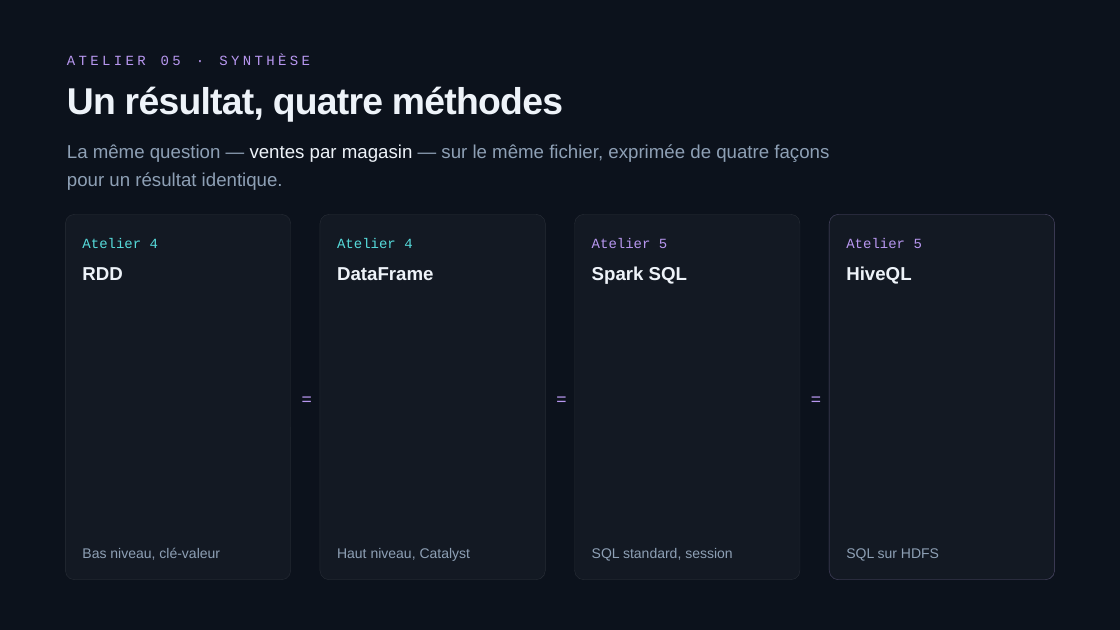
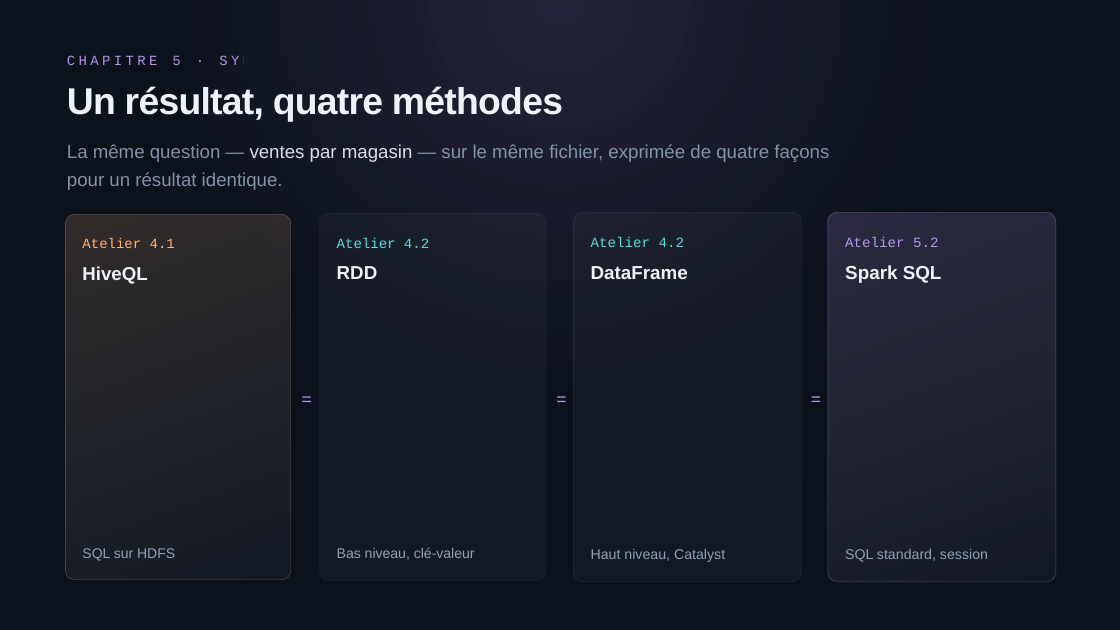
Before and after one commit to TidianiAmada/bigdata_cloudcomputing, a slide deck: slide 86 of Support_Big_Data_et_Cloud_Computing.pptx (slide 45 before the commit). Drawn at 1120x630 pixels with LibreOffice and Linux fonts; fonts in the diff are those of the drawing. Boxes give left, top, right and bottom in pixels: in the first picture for what was removed or moved away, otherwise in the second. Text is boxed around its words. In the diff, an @@ line names an element or a change of style, - is before the commit and + after.

Commit message:
update theorie spark

```diff
--- a/Support_Big_Data_et_Cloud_Computing.pptx
+++ b/Support_Big_Data_et_Cloud_Computing.pptx
@@ rectangle added at (0,0,1120,630), fill gradient #B895F1 @@
@@ text at (67,55,310,65): text changed; text colour #B897F0 to #B897F0 at 97% opacity @@
-ATELIER 05 · SYNTHÈSE
+CHAPITRE 5 · SYNTHÈSE
@@ text "La même question — ventes ..." at (67,144,829,190): text colour #8EA0B5 to #8EA0B5 at 91% opacity in "La même question — — sur le ..."; text colour #EEF3F9 to #EEF3F9 at 91% opacity in "ventes par magasin" @@
@@ rounded rectangle at (66,214,291,580): fill #FFFFFF at 3% opacity to gradient #FFB470 to #FFFFFF; outline #FFFFFF 0.5 pt to #FFC48E 0.5 pt @@
@@ text at (82,238,175,248): text changed; text colour #56DBDB to #FFB46E @@
-Atelier 4
+Atelier 4.1
@@ text at (337,238,429,248): text changed; size 18 to 18.1 pt @@
-Atelier 4
+Atelier 4.2
@@ rounded rectangle at (573,212,801,582): outline #FFFFFF 0.5 pt to #FFFFFF 0.51 pt @@
@@ text at (591,236,684,247): text changed; size 18 to 18.2 pt; text colour #B897F0 to #56DBDB @@
-Atelier 5
+Atelier 4.2
@@ rounded rectangle at (828,212,1056,582): fill #FFFFFF at 3% opacity to gradient #B796EE to #FFFFFF; outline #C4ACF4 0.5 pt to #C4ACF4 0.51 pt @@
@@ text at (845,236,938,247): text changed; size 18 to 18.2 pt @@
-Atelier 5
+Atelier 5.2
@@ text "HiveQL": place and size @@
-text "HiveQL" at (846,266,911,284)
+text "HiveQL" at (82,266,147,284)
@@ text "RDD" at (337,266,378,279): size 24 to 24.1 pt @@
@@ text "DataFrame" at (591,266,688,279): size 24 to 24.3 pt @@
@@ text "Spark SQL" at (845,265,942,283): size 24 to 24.3 pt @@
@@ text "SQL sur HDFS": place and size @@
-text "SQL sur HDFS" at (846,548,939,561)
+text "SQL sur HDFS" at (82,548,175,561)
@@ text "Bas niveau, clé-valeur" at (337,547,475,560): size 18 to 18.1 pt @@
@@ text "Haut niveau, Catalyst" at (591,549,725,562): size 18 to 18.2 pt @@
@@ 6 texts: place and size @@
-6 texts at (82,266,732,561)
+6 texts at (337,265,988,562)
@@ text "SQL standard, session" at (845,549,988,562): size 18 to 18.2 pt @@
```
Also in this commit, not shown: 56 other slides changed, 45 slides added, 4 slides removed, 1 other file.
